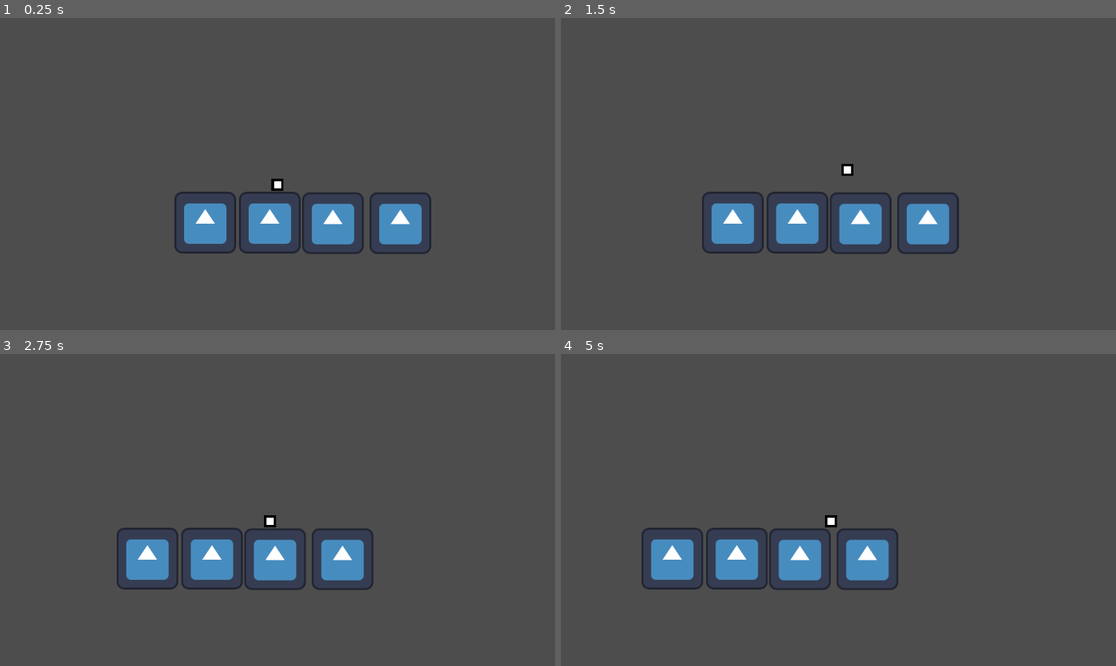
Above: before the commit, frames 1-4 (two rows, left to right).
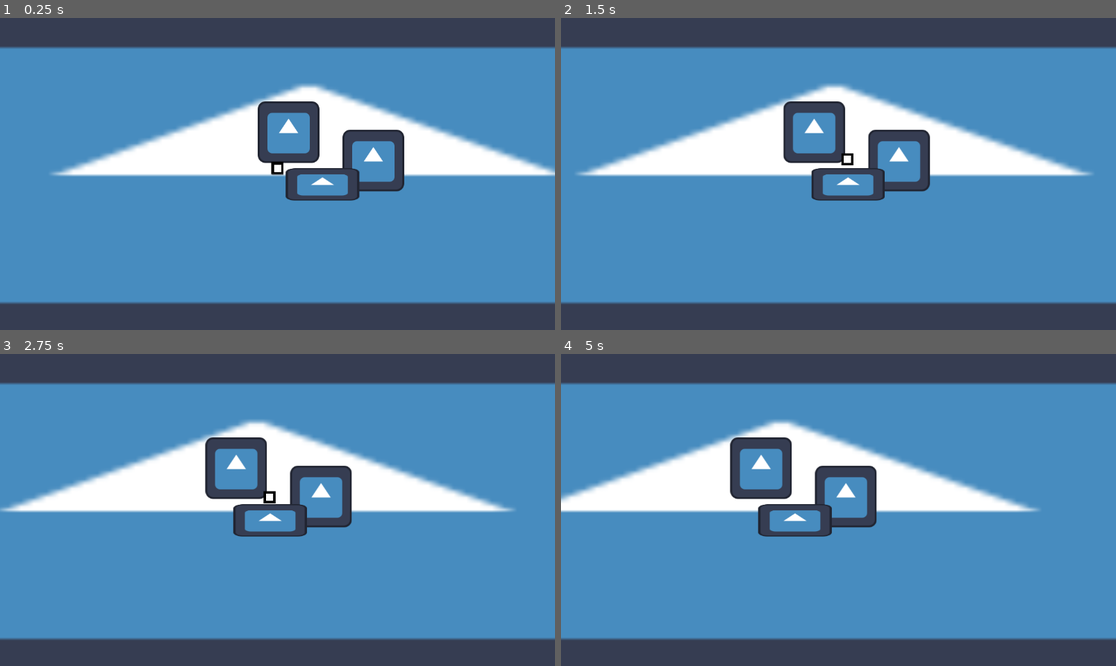
Above: after the commit, the same moments.

Repository: nicojude2005/RowdyBrawl
Game: Godot game, scene res://scenes/world_root.tscn
Same seed, same stepped clock (60 frames per second), same inputs: the game is played once before the commit and once after it. The engine's default icon, where the game draws it, is replaced by a stand-in: a white triangle on a blue panel in a dark square.
Inputs:
- Up to frame 1 (0.25 s): no input
- Up to frame 2 (1.5 s): tap Enter at 0.5 s; hold D (right) from 0.53 s (still down); tap Space (jump) at 0.6, 0.77, 1.07, 1.35 s
- Up to frame 3 (2.75 s): tap Space (jump) at 1.52, 1.82, 2.1 s; release D (right) at 2.03 s; hold A (left) from 2.03 s (still down)
- Up to frame 4 (5 s): release A (left) at 2.78 s; hold D (right) 2.78-4.28 s; tap Space (jump) at 2.85, 3.02, 3.32, 3.6, 3.77, 4.07, 4.35, 4.52, 4.82 s; hold A (left) from 4.28 s (still down)

The runs differ from the first frame. In frame 1, 77% of the frame differs, in the area x 0-100%, y 9-92%; in frame 2, 77%; in frame 3, 77%; in frame 4, 77%.

Commit message:
BASIC 2.5D SETUP
- set up the means to make things look 3 dimensional in a 2d environment basically
- added a Parent object for any props to be strewn around
- made a little debug prop to get ya goin

Diff:
--- a/rowdybrawl/project.godot
+++ b/rowdybrawl/project.godot
@@ -34,3 +34,15 @@
 "events": [Object(InputEventKey,"resource_local_to_scene":false,"resource_name":"","device":-1,"window_id":0,"alt_press …(191 unchanged characters)…
 ]
 }
+up={
+"deadzone": 0.2,
+"events": [Object(InputEventKey,"resource_local_to_scene":false,"resource_name":"","device":-1,"window_id":0,"alt_pressed":false,"shift_pressed":false,"ctrl_pressed":false,"meta_pressed":false,"pressed":false,"keycode":0,"physical_keycode":87,"key_label":0,"unicode":119,"location":0,"echo":false,"script":null)
+, Object(InputEventKey,"resource_local_to_scene":false,"resource_name":"","device":-1,"window_id":0,"alt_pressed":false,"shift_pressed":false,"ctrl_pressed":false,"meta_pressed":false,"pressed":false,"keycode":0,"physical_keycode":4194320,"key_label":0,"unicode":0,"location":0,"echo":false,"script":null)
+]
+}
+down={
+"deadzone": 0.2,
+"events": [Object(InputEventKey,"resource_local_to_scene":false,"resource_name":"","device":-1,"window_id":0,"alt_pressed":false,"shift_pressed":false,"ctrl_pressed":false,"meta_pressed":false,"pressed":false,"keycode":0,"physical_keycode":83,"key_label":0,"unicode":115,"location":0,"echo":false,"script":null)
+, Object(InputEventKey,"resource_local_to_scene":false,"resource_name":"","device":-1,"window_id":0,"alt_pressed":false,"shift_pressed":false,"ctrl_pressed":false,"meta_pressed":false,"pressed":false,"keycode":0,"physical_keycode":4194322,"key_label":0,"unicode":0,"location":0,"echo":false,"script":null)
+]
+}
--- a/rowdybrawl/scenes/basic_platform.tscn
+++ /dev/null
@@ -1,16 +0,0 @@
-[gd_scene load_steps=3 format=3 uid="uid://dq4ib4x2udnx7"]
-
-[ext_resource type="Texture2D" uid="uid://6cwi5lhw3t17" path="res://sprites/icon.svg" id="1_oexo1"]
-
-[sub_resource type="RectangleShape2D" id="RectangleShape2D_tgo23"]
-size = Vector2(128, 128)
-
-[node name="basicPlatform" type="Node2D"]
-
-[node name="StaticBody2D" type="StaticBody2D" parent="."]
-
-[node name="CollisionShape2D" type="CollisionShape2D" parent="StaticBody2D"]
-shape = SubResource("RectangleShape2D_tgo23")
-
-[node name="Sprite2D" type="Sprite2D" parent="."]
-texture = ExtResource("1_oexo1")
--- /dev/null
+++ b/rowdybrawl/scenes/debug_prop.tscn
@@ -0,0 +1,24 @@
+[gd_scene load_steps=4 format=3 uid="uid://mou554a5cchi"]
+
+[ext_resource type="PackedScene" uid="uid://d0tuibbgirjc6" path="res://scenes/prop.tscn" id="1_xsgrt"]
+[ext_resource type="Texture2D" uid="uid://6cwi5lhw3t17" path="res://sprites/icon.svg" id="2_vmle2"]
+
+[sub_resource type="CapsuleShape2D" id="CapsuleShape2D_vmle2"]
+radius = 6.0
+height = 122.0
+
+[node name="debugProp" instance=ExtResource("1_xsgrt")]
+
+[node name="Sprite2D" type="Sprite2D" parent="propSprites" index="0"]
+position = Vector2(2, 5)
+texture = ExtResource("2_vmle2")
+
+[node name="StaticBody2D" type="StaticBody2D" parent="." index="1"]
+position = Vector2(2, 5)
+collision_layer = 3
+collision_mask = 3
+
+[node name="CollisionShape2D" type="CollisionShape2D" parent="StaticBody2D" index="0"]
+position = Vector2(-2, 58)
+rotation = 1.5707964
+shape = SubResource("CapsuleShape2D_vmle2")
--- /dev/null
+++ b/rowdybrawl/scenes/prop.tscn
@@ -0,0 +1,8 @@
+[gd_scene load_steps=2 format=3 uid="uid://d0tuibbgirjc6"]
+
+[ext_resource type="Script" uid="uid://cxvvk0yddlaua" path="res://scripts/prop.gd" id="1_n1e5n"]
+
+[node name="prop" type="Node2D"]
+script = ExtResource("1_n1e5n")
+
+[node name="propSprites" type="Node2D" parent="."]
--- a/rowdybrawl/scenes/the_player.tscn
+++ b/rowdybrawl/scenes/the_player.tscn
@@ -1,11 +1,16 @@
-[gd_scene load_steps=5 format=3 uid="uid://bnm16edtntj06"]
+[gd_scene load_steps=7 format=3 uid="uid://bnm16edtntj06"]
 
 [ext_resource type="Texture2D" uid="uid://bwmmq1tewwe2m" path="res://sprites/blockDebug.png" id="1_gwco0"]
 [ext_resource type="Script" uid="uid://d1lb2i55l1d4y" path="res://scripts/the_player.gd" id="1_qsbax"]
 [ext_resource type="PackedScene" uid="uid://b0py0r48mo2wi" path="res://scenes/camera_manager.tscn" id="3_olns3"]
+[ext_resource type="Texture2D" uid="uid://dnadcguif2xdk" path="res://sprites/shadowPixel.png" id="3_opa1r"]
 
 [sub_resource type="CapsuleShape2D" id="CapsuleShape2D_qsbax"]
-radius = 13.0
+radius = 3.0
+height = 24.0
+
+[sub_resource type="RectangleShape2D" id="RectangleShape2D_opa1r"]
+size = Vector2(24, 24)
 
 [node name="thePlayer" type="Node2D"]
 script = ExtResource("1_qsbax")
@@ -14,11 +19,40 @@
 unique_name_in_owner = true
 
 [node name="CollisionShape2D" type="CollisionShape2D" parent="playerBody"]
+rotation = 1.5707964
 shape = SubResource("CapsuleShape2D_qsbax")
 
-[node name="Sprite2D" type="Sprite2D" parent="playerBody"]
+[node name="RichTextLabel" type="RichTextLabel" parent="playerBody"]
+z_index = 4096
+offset_left = -31.0
+offset_top = -37.0
+offset_right = 9.0
+offset_bottom = 3.0
+scale = Vector2(1.6090713, 1.3567882)
+theme_override_font_sizes/normal_font_size = 10
+scroll_active = false
+
+[node name="shadow" type="Sprite2D" parent="playerBody"]
+modulate = Color(1, 1, 1, 0.58431375)
+self_modulate = Color(1, 1, 1, 0.78039217)
 texture_filter = 1
-position = Vector2(0, 1)
+position = Vector2(0, -10)
+texture = ExtResource("3_opa1r")
+
+[node name="hitBox" type="Node2D" parent="playerBody"]
+z_as_relative = false
+
+[node name="Area2D" type="Area2D" parent="playerBody/hitBox"]
+
+[node name="CollisionShape2D" type="CollisionShape2D" parent="playerBody/hitBox/Area2D"]
+position = Vector2(0, -12)
+shape = SubResource("RectangleShape2D_opa1r")
+debug_color = Color(0, 0.5930971, 0.73992854, 0.41960785)
+
+[node name="Sprite2D" type="Sprite2D" parent="playerBody/hitBox"]
+z_index = 1
+texture_filter = 1
+position = Vector2(0, -12)
 texture = ExtResource("1_gwco0")
 
 [node name="cameraManager" parent="." instance=ExtResource("3_olns3")]
--- a/rowdybrawl/scenes/world_root.tscn
+++ b/rowdybrawl/scenes/world_root.tscn
@@ -1,21 +1,26 @@
-[gd_scene load_steps=3 format=3 uid="uid://v6gwxb55ikb1"]
+[gd_scene load_steps=4 format=3 uid="uid://v6gwxb55ikb1"]
 
-[ext_resource type="PackedScene" uid="uid://dq4ib4x2udnx7" path="res://scenes/basic_platform.tscn" id="1_psreq"]
 [ext_resource type="PackedScene" uid="uid://bnm16edtntj06" path="res://scenes/the_player.tscn" id="2_t21ho"]
+[ext_resource type="Texture2D" uid="uid://6cwi5lhw3t17" path="res://sprites/icon.svg" id="3_ltld7"]
+[ext_resource type="PackedScene" uid="uid://mou554a5cchi" path="res://scenes/debug_prop.tscn" id="3_t21ho"]
 
 [node name="worldRoot" type="Node2D"]
 
 [node name="thePlayer" parent="." instance=ExtResource("2_t21ho")]
-position = Vector2(17, -30)
+position = Vector2(-83, 119)
 
-[node name="basicPlatform" parent="." instance=ExtResource("1_psreq")]
-position = Vector2(1, 71)
+[node name="debugProp" parent="." instance=ExtResource("3_t21ho")]
+position = Vector2(-62, 27)
 
-[node name="basicPlatform2" parent="." instance=ExtResource("1_psreq")]
-position = Vector2(132, 72)
+[node name="debugProp2" parent="." instance=ExtResource("3_t21ho")]
+position = Vector2(114, 86)
 
-[node name="basicPlatform3" parent="." instance=ExtResource("1_psreq")]
-position = Vector2(-133, 71)
+[node name="floorExample" type="Sprite2D" parent="."]
+z_index = -4096
+position = Vector2(-18, 109)
+scale = Vector2(26.414063, 6.313281)
+texture = ExtResource("3_ltld7")
 
-[node name="basicPlatform4" parent="." instance=ExtResource("1_psreq")]
-position = Vector2(272, 72)
+[node name="debugProp3" parent="." instance=ExtResource("3_t21ho")]
+position = Vector2(8, 138)
+scale = Vector2(1.1935484, 0.5217391)
--- a/rowdybrawl/scenes/camera_manager.gd
+++ b/rowdybrawl/scripts/camera_manager.gd
@@ -4,5 +4,5 @@
 @onready var playerReference : player = self.get_parent()
 @onready var camera2d: Camera2D = $Camera2D
 
-func _process(delta: float) -> void:
+func _process(_delta: float) -> void:
 	camera2d.position.x = playerReference.playerBody.position.x
--- /dev/null
+++ b/rowdybrawl/scripts/prop.gd
@@ -0,0 +1,19 @@
+extends Node2D
+class_name prop
+
+
+@onready var prop_sprites: Node2D = $propSprites
+
+func _ready() -> void:
+
+#	sprites track their coordinates from their center, so yOffset makes sure their Z level is related to their Bottom
+	var yOffset : float;
+
+#	this orders the sprites when they spawn, so you dont have to do it manually
+	for propSprite : Sprite2D in prop_sprites.get_children():
+		yOffset = propSprite.global_position.y + propSprite.texture.get_height()/2.0
+
+		if  yOffset < RenderingServer.CANVAS_ITEM_Z_MAX and yOffset > RenderingServer.CANVAS_ITEM_Z_MIN:
+			propSprite.z_index = int(yOffset)
+		else :
+			print("WARNING THIS BITCH TOO FAR UP OR DOWN. i cant render this bitch's Z index: " + str(propSprite))
--- a/rowdybrawl/scripts/the_player.gd
+++ b/rowdybrawl/scripts/the_player.gd
@@ -5,40 +5,98 @@
 # which is a mouthful, but I think its vital for good code
 
 @onready var playerBody: CharacterBody2D = %playerBody # this grabs a reference to the Player Body, so you can move the player around
+@onready var sprite_2d: Sprite2D = $playerBody/hitBox/Sprite2D
+@onready var rich_text_label: RichTextLabel = $playerBody/RichTextLabel
+@onready var shadow: Sprite2D = $playerBody/shadow
+@onready var hit_box: Node2D = $playerBody/hitBox
 
 var maxSpeed = 100
 var accelaration = 20
-var groundFriction = 5      # these set up basic ground movement
+var groundFriction = 10      # these set up basic ground movement
+var yReductionPercent = 0.7
 
-var jumpVelocity = 300
+var playerZPosition : float = 0.0
+var playerZVelocity : float = 0.0
+
+var grounded = true
+
+var jumpVelocity : float = 300
 
 var gravity: int = ProjectSettings.get_setting("physics/2d/default_gravity")
 
-func _physics_process(delta: float) -> void:     # _physics_process runs in fixed(very tiny) intervals, regardless of the framerate
+func _physics_process(_delta: float) -> void:     # _physics_process runs in fixed(very tiny) intervals, regardless of the framerate
 												 # This makes it good for movement and physics-based code
+
+
+
+
+#	basic movement across the plane
 	if Input.is_action_pressed("left"):
 		if playerBody.velocity.x > -maxSpeed:    # Checks if the player's speed to the left is below the max speed, before accelarating in that direction
-			playerBody.velocity.x -= 10
+			playerBody.velocity.x -= accelaration
 	elif Input.is_action_pressed("right"):
 		if playerBody.velocity.x < maxSpeed:     # Checks if the player's speed to the right is below the max speed, before accelarating in that direction
-			playerBody.velocity.x += 10
+			playerBody.velocity.x += accelaration
 	else:
-		applyFriction()  # this is to slow the player to a stop if they are not holding a direction
+		applyFrictionX()  # this is to slow the player to a stop if they are not holding a direction
+	if Input.is_action_pressed("up"):
+		if playerBody.velocity.y > -maxSpeed * yReductionPercent:
+			playerBody.velocity.y -= accelaration * yReductionPercent
+	elif Input.is_action_pressed("down"):
+		if playerBody.velocity.y < maxSpeed * yReductionPercent:
+			playerBody.velocity.y += accelaration * yReductionPercent
+	else:
+		applyFrictionY()
+
+#	jump shit
+	if Input.is_action_just_pressed("jump"):
+		if grounded:
+			jump()
 
 
-	if Input.is_action_just_pressed("jump"):
-		if playerBody.is_on_floor():
-			playerBody.velocity.y -= jumpVelocity
+#	z axis logic
+	if !grounded:
+		playerZVelocity -= 9.8
+		playerZPosition += playerZVelocity
 
-	if not playerBody.is_on_floor():
-		playerBody.velocity.y += gravity * delta
+	if playerZPosition <= 0 and !grounded:
+		land()
 
+#	disables ground collision when high enough in the air
+	if playerZPosition > 2500:
+		playerBody.collision_mask = 2
+	#rich_text_label.text = str(playerBody.collision_mask)
+
+#	Z ordering bs to make it LOOK like the player is moving all 3D-like
+	if (playerBody.global_position.y < RenderingServer.CANVAS_ITEM_Z_MAX and playerBody.global_position.y > RenderingServer.CANVAS_ITEM_Z_MIN):
+		sprite_2d.z_index = int(playerBody.global_position.y)
+
+
+	hit_box.position.y = -(playerZPosition / 100)
 
 	playerBody.move_and_slide()  # this function is what actually applies the player's velocity to their position. It also does all the collision checks
 
-func applyFriction():
 
+func jump():
+	playerZVelocity = jumpVelocity
+	grounded = false
+	#playerBody.collision_mask = 2
+
+func land():
+	grounded = true
+	playerZVelocity = 0
+	playerZPosition = 0
+	playerBody.collision_mask = 1
+
+func applyFrictionX():
 	if abs(playerBody.velocity.x) > groundFriction:   # if the player is moving faster than the friction force
 		playerBody.velocity.x -= (playerBody.velocity.x / abs(playerBody.velocity.x)) * groundFriction # subtracts friction force opposite of their direction of movement
 	else:
 		playerBody.velocity.x = 0
+
+
+func applyFrictionY():
+	if abs(playerBody.velocity.y) > groundFriction:   # if the player is moving faster than the friction force
+		playerBody.velocity.y -= (playerBody.velocity.y / abs(playerBody.velocity.y)) * groundFriction * yReductionPercent # subtracts friction force opposite of their direction of movement
+	else:
+		playerBody.velocity.y = 0
Renamed: rowdybrawl/scenes/camera_manager.gd.uid -> rowdybrawl/scripts/camera_manager.gd.uid
Not shown, added: rowdybrawl/scripts/prop.gd.uid
Binary file added: rowdybrawl/sprites/shadowPixel.png
Not shown, added: rowdybrawl/sprites/shadowPixel.png.import
